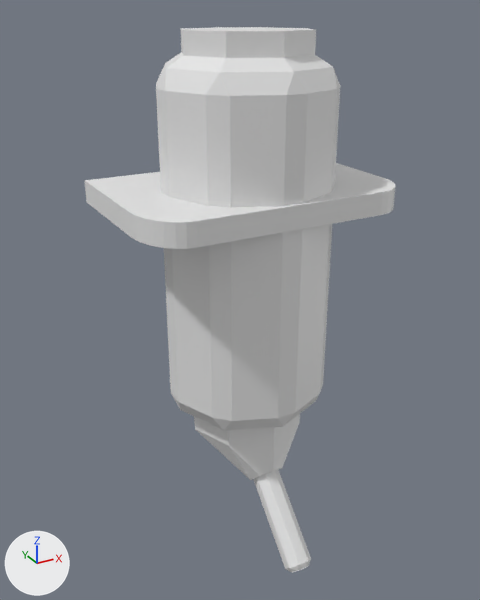
The Blender file assets/schraubenspender/schraubenspender.blend as it was, and as the next commit left it.
One viewpoint serves both versions: a 50 mm lens placed at (-3.55, -6.33, 2.51), pointed at (-0.15, -0.17, -0.58). The lights are fixed; the arrows at lower left show +X, +Y and +Z.

Objects in the first picture: 'Cube', 'rohr', 'spender'.
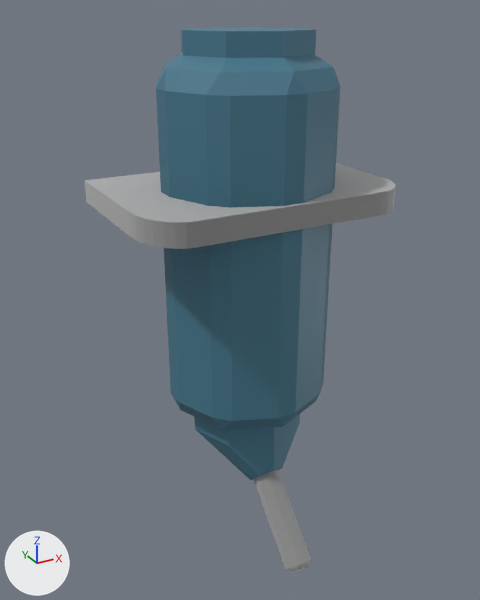
Commit message: base color materials applied

Location of each change, [x1, y1, x2, y2] in pixels of the pictures (480 x 600 px):
'spender', recoloured (white to blue)
    both: [156, 27, 340, 480]
'Cube', recoloured
    both: [85, 163, 395, 249]
'rohr', recoloured
    both: [253, 469, 311, 573]

What the commit changed:
Material 'rohr_metall' (mat_rohr_metall) is new.
Its base color is (0.8, 0.8, 0.8) (white #e7e7e7).
Its metallic is 1.0.
Its roughness is 0.945.
Material 'spender_base' (mat_spender_base) is new.
Its base color is (0.0613, 0.189, 0.27) (blue #46788e).
me_cylinder has 88 vertices, 90 faces and spans x -0.95..0.95, y -0.95..0.95, z -2.99..2.26.
me_cylinder now uses material mat_spender_base (blue #46788e).
me_cylinder_001 has 80 vertices, 82 faces and spans x -0.18..0.18, y -0.18..0.18, z -1.0..1.0.
me_cylinder_001 now uses material mat_rohr_metall (white #e7e7e7).
me_cube has 60 vertices, 44 faces and spans x -1.0..1.0, y -1.0..1.0, z -1.0..1.0.
me_cube now uses material mat_rohr_metall (white #e7e7e7).
